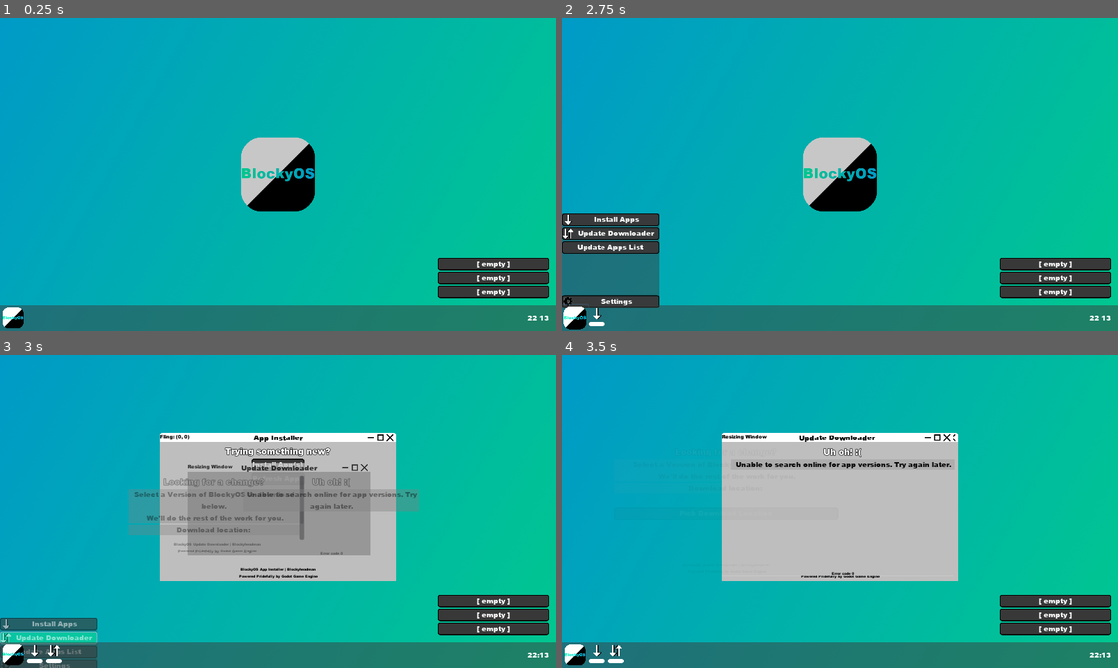
Above: before the commit, frames 1-4 (two rows, left to right).
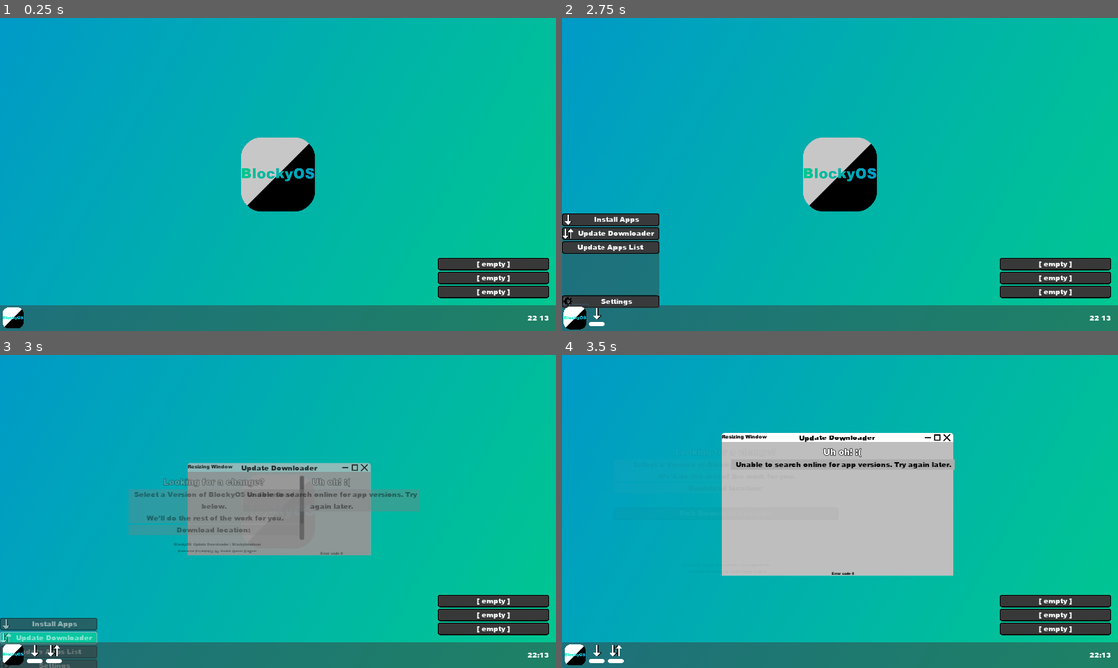
Above: after the commit, the same moments.

Repository: Blockyheadman/BlockyOS
Game: Godot game, scene res://scenes/Desktop.tscn
Two runs of this game, one before a commit and one after it. Both use one fixed random seed, a clock stepped at 60 frames per second and the inputs below.
Inputs (mouse positions are in pixels of both pictures, inside the frame that each line leads up to):
- Up to frame 1 (0.25 s): no input
- Up to frame 2 (2.75 s): click (573, 318) at 0.5 s; click "Install Apps" at 1.25 s; click (573, 318) at 2 s
- Up to frame 3 (3 s): click "Update Downloader" at 2.75 s
- Up to frame 4 (3.5 s): no input

Frames 1-2 are identical in both runs. In frame 3, 11% of the frame differs, in the area x 28-72%, y 24-73%; in frame 4, 1.1%.

Commit message:
add docs & update desktop.gd

Diff:
--- a/scripts/Desktop.gd
+++ b/scripts/Desktop.gd
@@ -5,9 +5,6 @@
 var window_anim_playable := true
 var user_path := OS.get_user_data_dir()
 var apps : Array
-
-# 0 is done. 1 is playing. 2 is ...
-var menu_button_anim_done := true
 
 var time = Time.get_time_string_from_system()
 var permissions_granted : PoolStringArray
@@ -20,7 +17,6 @@
 	print("LOCALIZED PATH: %s" % ProjectSettings.localize_path("res://resources/textures/Backgrounds/DefaultBackground.png"))
 	print("GLOBALIZED PATH: %s" % ProjectSettings.globalize_path("res://resources/textures/Backgrounds/DefaultBackground.png"))
 
-	$MenuBar/StartMenu/VBoxContainer/UpdateApps.set_v_size_flags(0)
 	OS.min_window_size = Vector2(640,360)
 
 	if OS.has_feature("debug"):
@@ -31,9 +27,6 @@
 	if OS.get_name() == "HTML5":
 		$MenuBar/StartMenu/VBoxContainer/UpdateDownloader.queue_free()
 
-	#$Debugging/DebugTools.queue_free()
-
-	#$Debugging/DebugTools.visible = false # override for editor purposes
 	$MenuBar/StartMenu.visible = false
 	$MenuBar/StartMenu.rect_size = Vector2(224, 0)
 	$MenuBar/StartMenu.rect_position = Vector2(0, get_viewport_rect().size.y+20)
@@ -115,7 +108,7 @@
 			update_apps()
 
 # removes all nodes from the AppsGridContainer
-func clear_app_buttons():
+func clear_app_buttons() -> void:
 	for i in apps.size():# - 1:
 		if has_node("Apps/AppsGridContainer/" + str(apps[i])):
 			var button_path = get_node("Apps/AppsGridContainer/" + apps[i]).get_path()
@@ -125,7 +118,7 @@
 			print(get_node("Apps/AppsGridContainer/" + apps[i]))
 
 # resets the AppsGridContainer and creates new buttons for each app.
-func refresh_app_list():
+func refresh_app_list() -> void:
 	var installed_apps = File.new()
 	var array_line = 0
 
@@ -179,7 +172,7 @@
 	installed_apps.close()
 
 # opens an app when a button was pressed on the apps screen
-func _on_button_pressed(button):
+func _on_button_pressed(button) -> void:
 	var pressed_button = button.name
 	print("\n" + str(pressed_button) + " button was pressed")
 
@@ -214,8 +207,8 @@
 		update_apps()
 	pck_file.close()
 
-# hides or shows the window when pressing the app's icon on the toolbar (OpenWindows)
-func _on_window_button_pressed(button, is_button : bool):
+# changes taskbar panel when pressing the app window's minimize button (OpenWindows)
+func _on_window_button_pressed(button, is_button: bool) -> void:
 	var panel_selected = load("res://resources/presets/AppButtonSelected.tres")
 	var panel_unselected = load("res://resources/presets/AppButtonUnselected.tres")
 
@@ -260,13 +253,13 @@
 		get_node("MenuBar/OpenWindowsBar/ScrollContainer/HBoxContainer").get_node(str(button)).get_child(1).add_stylebox_override("panel", panel_unselected)
 
 # hides window when the anim is finished
-func window_anim_done(window_node, hiding):
+func window_anim_done(window_node, hiding: bool) -> void:
 	if hiding == true:
 		window_node.hide()
 	window_anim_playable = true
 
 # creates the window, app icon for the toolbar, the app's visuals, and connects all the actions together.
-func open_app(app_node, app_name : String):
+func open_app(app_node, app_name: String) -> void:
 	var app_name_new = app_name
 
 	var app_window_path = load("res://scenes/AppWindow.tscn")
@@ -276,8 +269,6 @@
 	app_window_node.window_title = app_name
 	app_window_node.connect("window_hidden", self, "_on_window_button_pressed")
 	app_window_node.show()
-	#app_window_node.visible = true
-
 	app_window_node.connect("window_closed", self, "_on_window_closed")
 
 	var app_button_node = load("res://scenes/AppWindowButton.tscn").instance()
@@ -307,7 +298,7 @@
 	get_node("MenuBar/OpenWindowsBar/ScrollContainer/HBoxContainer").add_child(app_button_node, true)
 
 # same as 'open_app()' but instead opens an app with built-in resources
-func open_built_in_app(app_node, app_name : String, icon):
+func open_built_in_app(app_node, app_name: String, icon) -> void:
 	var app_name_new = app_name
 
 	var app_window_path = load("res://scenes/AppWindow.tscn")
@@ -344,7 +335,7 @@
 	get_node("MenuBar/OpenWindowsBar/ScrollContainer/HBoxContainer").add_child(app_button_node, true)
 
 # lists all available files from the specified directory
-func dir_contents(path):
+func dir_contents(path: String) -> void:
 	var dir = Directory.new()
 	if dir.open(path) == OK:
 		dir.list_dir_begin()
@@ -360,13 +351,12 @@
 		print("\nAn error occurred when trying to access the path.")
 
 # puts all files found in a directory into an array
-func dir_files_to_array(path):
+func dir_files_to_array(path: String) -> Array:
 	var dir = Directory.new()
-	var file_array = []
+	var file_array := []
 	if dir.open(path) == OK:
 		dir.list_dir_begin()
 		var file_name = dir.get_next()
-		print("\n")
 		while file_name != "":
 			if not dir.current_is_dir():
 				file_array.append(file_name)
@@ -377,9 +367,9 @@
 	return file_array
 
 # puts all directories found in a directory into an array
-func dir_dirs_to_array(path):
+func dir_dirs_to_array(path: String) -> Array:
 	var dir = Directory.new()
-	var file_array = []
+	var file_array := []
 	if dir.open(path) == OK:
 		dir.list_dir_begin()
 		var file_name = dir.get_next()
@@ -394,7 +384,7 @@
 	return file_array
 
 # gets the app's icon saved inside the pck file
-func get_pck_icon(app_name : String) -> String:
+func get_pck_icon(app_name: String) -> String:
 	var pck_file = "user://apps/" + app_name + ".pck"
 	var err = ProjectSettings.load_resource_pack(pck_file)
 	if err == true:
@@ -411,11 +401,12 @@
 	return "0"
 
 # connects the window's close signal to the app's toolbar icon to free it
-func _on_window_closed(app_name):
+func _on_window_closed(app_name: String) -> void:
+	print("emitting 'close_app_window_button' signal")
 	emit_signal("close_app_window_button", app_name)
 
 # looks into the apps directory, searches for new apps, and adds or removes apps based on what happened with them.
-func update_apps():
+func update_apps() -> void:
 	var app_files : Array = dir_files_to_array(user_path + "/apps")
 	app_files.remove(app_files.find("installed-apps.txt"))
 	print(app_files)
@@ -447,7 +438,7 @@
 	refresh_app_list()
 
 # hides the start menu
-func hide_start_menu():
+func hide_start_menu() -> void:
 	var tween = get_tree().create_tween()
 	tween.set_ease(Tween.EASE_OUT)
 	tween.set_trans(Tween.TRANS_CUBIC)
@@ -457,14 +448,14 @@
 	$MenuBar/StartButton/Button.pressed = false
 
 # ANIMATIONS GO HERE
-func _on_StartButton_mouse_entered():
+func _on_StartButton_mouse_entered() -> void:
 	var tween = get_tree().create_tween()
 	tween.set_ease(Tween.EASE_OUT)
 	tween.set_trans(Tween.TRANS_CUBIC)
 	tween.tween_property($MenuBar/StartButton/Button, "rect_size", Vector2(64,64), 0.4)
 	tween.parallel().tween_property($MenuBar/StartButton/Button, "rect_position", Vector2(-2,-2), 0.4)
 
-func _on_StartButton_mouse_exited():
+func _on_StartButton_mouse_exited() -> void:
 	var tween = get_tree().create_tween()
 	tween.set_ease(Tween.EASE_OUT)
 	tween.set_trans(Tween.TRANS_CUBIC)
@@ -473,7 +464,7 @@
 
 # WHEN DIFFERENT SYSTEM BUTTONS PRESSED/TOGGLED
 
-func _on_StartButton_toggled(button_pressed):
+func _on_StartButton_toggled(button_pressed: bool) -> void:
 	var tween = get_tree().create_tween()
 	tween.set_ease(Tween.EASE_OUT)
 	tween.set_trans(Tween.TRANS_CUBIC)
@@ -483,10 +474,6 @@
 		tween.tween_property($MenuBar/StartMenu, "rect_size", Vector2(224,220), 1)
 		tween.parallel().tween_property($MenuBar/StartMenu, "rect_position", Vector2(0,get_viewport_rect().size.y-280), 1)
 		tween.parallel().tween_property($MenuBar/StartMenu, "modulate", Color(1,1,1,1), 1)
-		"""var windows_children = $Windows/WindowLayer.get_children()
-		print(windows_children)
-		for i in windows_children.size():
-			windows_children[i].hide()"""
 		Global.start_menu_shown = true
 	else:
 		#$MenuBar/StartMenu.focus_mode = Control.FOCUS_NONE
@@ -495,20 +482,9 @@
 		tween.parallel().tween_property($MenuBar/StartMenu, "modulate", Color(1,1,1,0), 1)
 		var windows_children = $Windows/WindowLayer.get_children()
 		print(windows_children)
-		for i in windows_children.size():
-			print(windows_children[i])
-			#windows_children[i].set_process(!button_pressed)
-			#windows_children[i].set_process_input(!button_pressed)
-			#windows_children[i].set_process_internal(!button_pressed)
-			#windows_children[i].set_process_unhandled_input(!button_pressed)
-			#windows_children[i].set_process_unhandled_key_input(!button_pressed)
-			#windows_children[i].set_physics_process(!button_pressed)
-			#windows_children[i].set_physics_process_internal(!button_pressed)
-			#tween.parallel().tween_property(children_count[i], "modulate", Color(1,1,1,0.75), 1)
-			windows_children[i].show()
 		Global.start_menu_shown = false
 
-func _on_InstallApps_pressed():
+func _on_InstallApps_pressed() -> void:
 	hide_start_menu()
 
 	var icon = load("res://resources/textures/Download.png")
@@ -520,11 +496,11 @@
 	print("\n" + str(app_node))
 	open_built_in_app(app_node, "App Installer", icon)
 
-func _on_UpdateApps_pressed():
+func _on_UpdateApps_pressed() -> void:
 	hide_start_menu()
 	update_apps()
 
-func _on_UpdateDownloader_pressed():
+func _on_UpdateDownloader_pressed() -> void:
 	hide_start_menu()
 
 	var icon = load("res://resources/textures/Update.png")
@@ -537,7 +513,7 @@
 
 	open_built_in_app(app_node, "Update Downloader", icon)
 
-func _on_Settings_pressed():
+func _on_Settings_pressed() -> void:
 	hide_start_menu()
 
 	var icon = load("res://resources/textures/Settings.png")
Not shown, added: docs/Welcome.md
Not shown, added: docs/base-os/The Desktop.md
